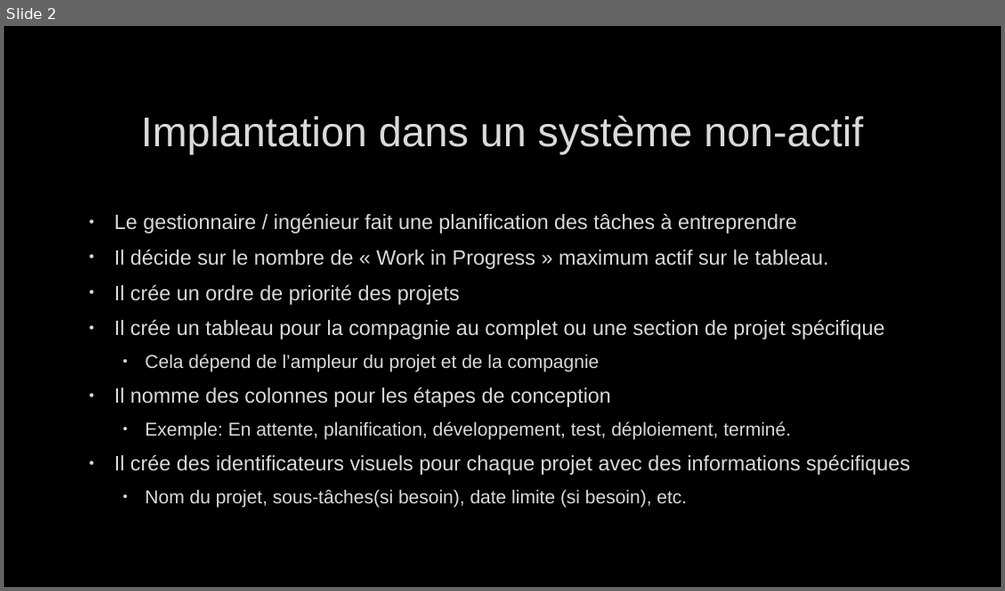
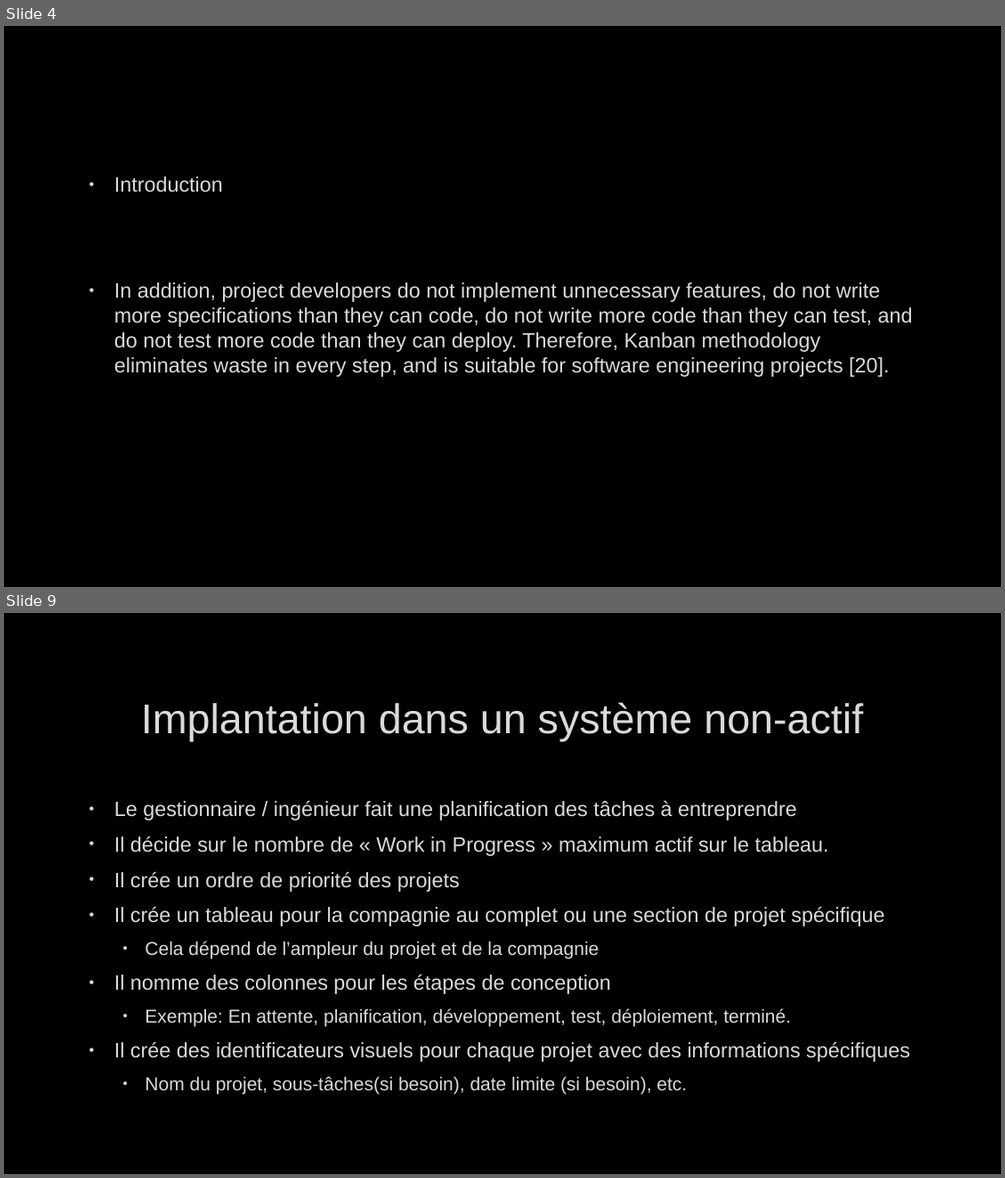
Before and after one commit to joyaAmora/Analyse_relationnelle, a slide deck: PP-DAVE.pptx. Shown one above the other, each under a label of ours: slide 2 before the commit, slides 4 and 9 after it; the slides between them are not shown. The pictures are 1005x591 and 1005x1178 pixels, drawn with LibreOffice and Linux fonts; fonts in the diff are those of the drawing; background and template pictures are left out. Boxes give left, top, right and bottom in pixels: in the first picture for what was removed or moved away, otherwise in the second. Text is boxed around its words. In the diff, an @@ line names an element or a change of style, - is before the commit and + after.

```diff
--- a/PP-DAVE.pptx
+++ b/PP-DAVE.pptx
@@ slide 4 added at <box>4,26,1001,587</box>, background picture (left out) @@
@@ text added at <box>114,176,913,377</box>, 20 pt, text #DADADA @@
+• Introduction
+• In addition, project developers do not implement unnecessary features, do not write more specifications than they can code, do not write more code than they can test, and do not test more code than they can deploy. Therefore, Kanban methodology eliminates waste in every step, and is suitable for software engineering projects [20].
@@ what was slide 2 is now slide 9 @@
```
Also in this commit, not shown: 6 other slides added.
